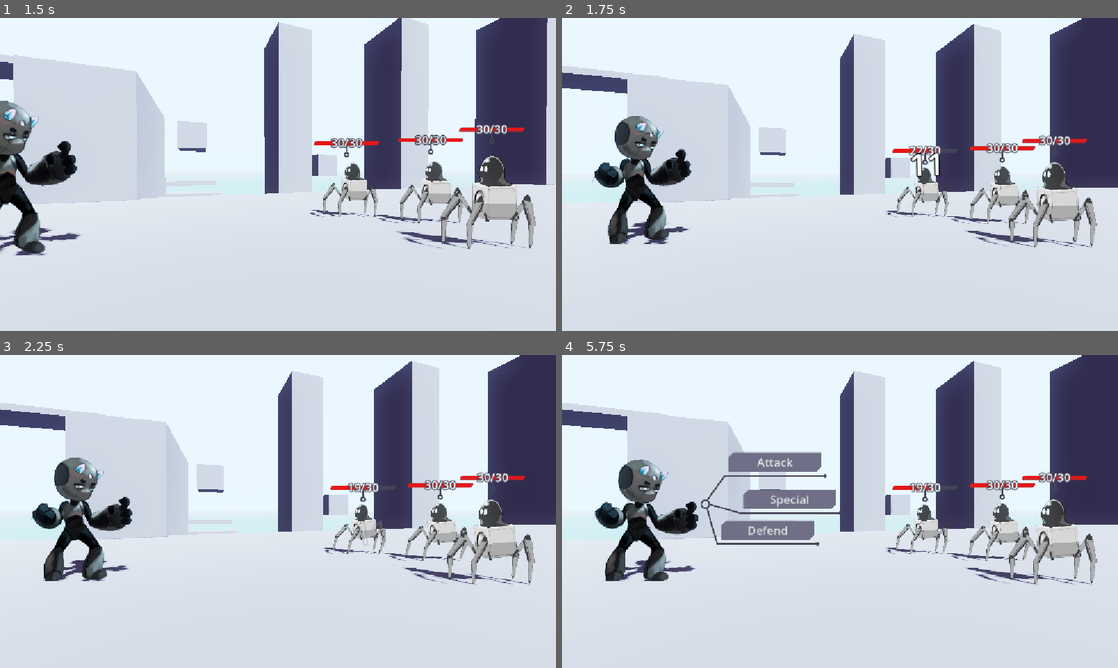
Above: before the commit, frames 1-4 (two rows, left to right).
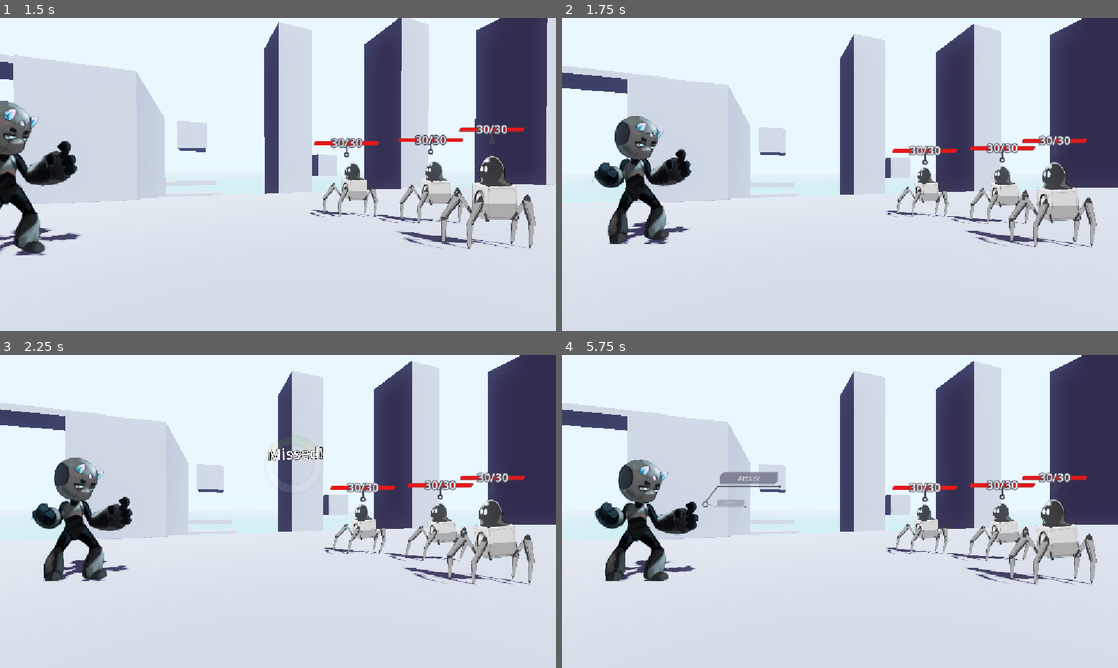
Above: after the commit, the same moments.

Repository: ProgrammerOnCoffee/operation-daemon
Game: Godot game, scene res://scenes/Test/node_2d.tscn
The game is run twice, just before and just after one commit, with the same random seed, the same clock (stepped at 60 frames per second) and the same inputs. This scene is started directly instead of the project's main scene.
Inputs (mouse positions are in pixels of both pictures, inside the frame that each line leads up to):
- Up to frame 1 (1.5 s): click "Attack" at 0.5 s; tap Enter at 1.25 s; move the mouse to (400, 158) at 1.27 s; hold Right (select_right) from 1.28 s (still down); hold Space (select_confirm) from 1.28 s (still down); click (400, 158) at 1.42 s
- Up to frame 2 (1.75 s): keep holding Right (select_right); keep holding Space (select_confirm)
- Up to frame 3 (2.25 s): move the mouse to (166, 527) at 2.02 s; release Right (select_right) at 2.03 s; release Space (select_confirm) at 2.03 s; hold Down (ui_down) from 2.03 s (still down); tap Space (select_confirm) at 2.1 s; click (166, 527) at 2.17 s
- Up to frame 4 (5.75 s): move the mouse to (895, 442) at 2.77 s; release Down (ui_down) at 2.78 s; hold Right (select_right) 2.78-3.53 s; hold Space (select_confirm) 2.78-3.53 s; click (895, 442) at 2.92 s; move the mouse to (812, 574) at 3.52 s; hold Up (ui_up) 3.53-4.28 s; tap Space (select_confirm) at 3.6, 5.1 s; click (812, 574) at 3.67 s; move the mouse to (1006, 558) at 4.27 s; hold Space (select_confirm) 4.28-5.03 s; hold Left (select_left) from 4.28 s (still down); click (1006, 558) at 4.42 s; move the mouse to (673, 464) at 5.02 s; click (673, 464) at 5.17 s

Frame 1 is identical in both runs. In frame 2, 0.2% of the frame differs, in the area x 62-72%, y 40-51%; in frame 3, 0.4%; in frame 4, 4.2%, in the area x 25-72%, y 30-62%.

Commit message:
Implement quick time events

Diff:
--- /dev/null
+++ b/assets/images/svg/qte_ring.svg
@@ -0,0 +1 @@
+<svg width="128" height="128" version="1.1" xmlns="http://www.w3.org/2000/svg"><g fill="none"><circle cx="64" cy="64" r="48" stroke="#000" stroke-linecap="round" stroke-linejoin="round" stroke-width="18"/><circle cx="64" cy="64" r="48" stroke="#fff" stroke-linecap="round" stroke-linejoin="round" stroke-width="16"/><g><path d="m64 8c-25.3 0-47.5 17.1-54.1 41.5l15.5 4.14c4.7-17.5 20.5-29.6 38.6-29.6 18.1 0 33.9 12.1 38.6 29.6l15.5-4.14c-6.55-24.4-28.8-41.5-54.1-41.5z" stop-color="#000000" stroke="#000" stroke-width="2"/><path d="m17.6 51.6a48 48 0 0 1 46.4-35.6 48 48 0 0 1 46.4 35.6" stroke="#e5ca17" stroke-linejoin="round" stroke-width="16"/><path d="m64 8c-9.67-2e-7 -19.3 2.5-28 7.5l8 13.9c12.4-7.15 27.6-7.15 40 0l8-13.9c-8.66-5-18.3-7.5-28-7.5z" stop-color="#000000" stroke="#000" stroke-width="2"/><path d="m40 22.4a48 48 0 0 1 48 1e-6" stroke="#5be517" stroke-linejoin="round" stroke-width="16"/></g></g></svg>
--- /dev/null
+++ b/assets/images/svg/qte_tick.svg
@@ -0,0 +1 @@
+<svg width="128" height="128" version="1.1" xmlns="http://www.w3.org/2000/svg"><path d="m101 61a3 3 0 0 0-3 3 3 3 0 0 0 3 3h22a3 3 0 0 0 3-3 3 3 0 0 0-3-3z" fill="none" stop-color="#000000" stroke="#000" stroke-linecap="round" stroke-linejoin="round" stroke-width="2" style="paint-order:stroke fill markers"/><path d="m123 64h-22" fill="none" stroke="#fff" stroke-linecap="round" stroke-linejoin="round" stroke-width="6" style="paint-order:stroke fill markers"/></svg>
--- a/project.godot
+++ b/project.godot
@@ -77,3 +77,12 @@
 , Object(InputEventJoypadButton,"resource_local_to_scene":false,"resource_name":"","device":-1,"button_index":1,"pressure":0.0,"pressed":false,"script":null)
 ]
 }
+qte_press={
+"deadzone": 0.2,
+"events": [Object(InputEventKey,"resource_local_to_scene":false,"resource_name":"","device":-1,"window_id":0,"alt_pressed":false,"shift_pressed":false,"ctrl_pressed":false,"meta_pressed":false,"pressed":false,"keycode":32,"physical_keycode":0,"key_label":0,"unicode":32,"location":0,"echo":false,"script":null)
+, Object(InputEventKey,"resource_local_to_scene":false,"resource_name":"","device":-1,"window_id":0,"alt_pressed":false,"shift_pressed":false,"ctrl_pressed":false,"meta_pressed":false,"pressed":false,"keycode":4194309,"physical_keycode":0,"key_label":0,"unicode":0,"location":0,"echo":false,"script":null)
+, Object(InputEventKey,"resource_local_to_scene":false,"resource_name":"","device":-1,"window_id":0,"alt_pressed":false,"shift_pressed":false,"ctrl_pressed":false,"meta_pressed":false,"pressed":false,"keycode":4194310,"physical_keycode":0,"key_label":0,"unicode":0,"location":0,"echo":false,"script":null)
+, Object(InputEventJoypadButton,"resource_local_to_scene":false,"resource_name":"","device":-1,"button_index":0,"pressure":0.0,"pressed":false,"script":null)
+, Object(InputEventMouseButton,"resource_local_to_scene":false,"resource_name":"","device":-1,"window_id":0,"alt_pressed":false,"shift_pressed":false,"ctrl_pressed":false,"meta_pressed":false,"button_mask":1,"position":Vector2(78, 20),"global_position":Vector2(87, 68),"factor":1.0,"button_index":1,"canceled":false,"pressed":true,"double_click":false,"script":null)
+]
+}
--- a/scenes/Test/Test_room.tscn
+++ b/scenes/Test/Test_room.tscn
@@ -6,7 +6,10 @@
 [ext_resource type="Script" uid="uid://b0afr6lawd4cx" path="res://scripts/command_wheel.gd" id="3_7qh11"]
 [ext_resource type="Script" uid="uid://cr0wckmf4e5m8" path="res://scripts/floaty_label.gd" id="3_t5lw4"]
 [ext_resource type="PackedScene" uid="uid://chww5uygi35ie" path="res://scenes/entities/slime_spider_bot.tscn" id="4_y836a"]
+[ext_resource type="Texture2D" uid="uid://cun2fk1qycq6l" path="res://assets/images/svg/qte_ring.svg" id="5_g0i52"]
 [ext_resource type="Theme" uid="uid://bftgnmhry3n7y" path="res://resources/game_theme.tres" id="5_wjxyj"]
+[ext_resource type="Script" uid="uid://dei4c46847yat" path="res://scripts/qte.gd" id="6_0efr3"]
+[ext_resource type="Texture2D" uid="uid://bk7f75pvaysbn" path="res://assets/images/svg/qte_tick.svg" id="6_g0i52"]
 
 [sub_resource type="ProceduralSkyMaterial" id="ProceduralSkyMaterial_domrg"]
 sky_top_color = Color(0.44382617, 0.6358568, 0.8604274, 1)
@@ -172,6 +175,29 @@
 text = "0"
 script = ExtResource("3_t5lw4")
 
+[node name="QTERing" type="TextureRect" parent="CombatHandler" unique_id=680444793]
+visible = false
+offset_right = 96.0
+offset_bottom = 96.0
+pivot_offset_ratio = Vector2(0.5, 0.5)
+texture = ExtResource("5_g0i52")
+expand_mode = 1
+stretch_mode = 5
+script = ExtResource("6_0efr3")
+
+[node name="Tick" type="TextureRect" parent="CombatHandler/QTERing" unique_id=1843344143]
+self_modulate = Color(0.17999998, 0.46799988, 0.9, 1)
+layout_mode = 1
+anchors_preset = 15
+anchor_right = 1.0
+anchor_bottom = 1.0
+grow_horizontal = 2
+grow_vertical = 2
+pivot_offset_ratio = Vector2(0.5, 0.5)
+texture = ExtResource("6_g0i52")
+expand_mode = 1
+stretch_mode = 5
+
 [node name="Player" type="Sprite3D" parent="." unique_id=882970403 node_paths=PackedStringArray("entity", "vp")]
 transform = Transform3D(1, 0, 0, 0, 1, 0, 0, 0, 1, -3.5, 1.425, 0.875)
 billboard = 2
--- a/scripts/entity.gd
+++ b/scripts/entity.gd
@@ -104,6 +104,9 @@
 
 ## Makes this [Entity] take [param amount] damage.
 func take_damage(amount: int) -> void:
+	if amount <= 0:
+		return
+
 	health -= amount
 	combat_handler.create_floaty_label(
 			combat_handler.cam.unproject_position(
--- a/scripts/player.gd
+++ b/scripts/player.gd
@@ -35,7 +35,18 @@
 		effect.apply_effect(
 				self if effect.target_type == Module.TARGET.ATTACKER
 				else selected_enemy)
-	selected_enemy.take_damage(get_damage())
+
+	for i in 2:
+		await get_tree().create_timer(0.2).timeout
+		var qte := combat_handler.get_node(^"QTERing").duplicate() as Control
+		qte.anchor_left = randf_range(0.4, 0.6)
+		qte.anchor_top = randf_range(0.2, 0.8)
+		qte.position -= qte.size / 2
+		qte.rotation_degrees = randi_range(-1, 1) * 45
+		combat_handler.add_child(qte, false, INTERNAL_MODE_FRONT)
+		qte.fade_in()
+		selected_enemy.take_damage(int(get_damage() * await qte.pressed))
+
 	await get_tree().create_timer(0.7).timeout
 	return true
 
--- /dev/null
+++ b/scripts/qte.gd
@@ -0,0 +1,64 @@
+extends TextureRect
+
+## Emitted when the QTE has been pressed or missed.
+## [param value] is how perfectly the event was pressed.
+signal pressed(value: float)
+
+## If [code]true[/code], this QTE is currently running and waiting for player input.
+var is_running := false
+
+
+func _ready() -> void:
+	pressed.connect(prints.bind("Pressed"))
+
+
+func _process(delta: float) -> void:
+	if visible and is_running:
+		$Tick.rotation += TAU * delta / 0.8
+		if $Tick.rotation_degrees >= 360:
+			pressed.emit(0.0)
+			fade_out()
+
+
+func _input(event: InputEvent) -> void:
+	if visible and is_running and event.is_action_pressed(&"qte_press"):
+		pressed.emit(get_value())
+		fade_out()
+
+
+## Returns the current value that base damage should be multiplied by based on
+## how close the QTE tick is to the target area of the ring.
+func get_value() -> float:
+	var r := wrapf($Tick.rotation_degrees, 0, 360) as float
+	return (
+			1.0 if r >= 240 and r <= 300
+			else 0.7 if r >= 195 and r <= 345
+			else 0.0
+	)
+
+
+## Quickly fades in the QTE and begins running it.
+func fade_in() -> void:
+	show()
+	scale = Vector2.ONE * 0.5
+	modulate.a = 0.0
+	var tween := create_tween().set_ease(Tween.EASE_OUT).set_trans(Tween.TRANS_QUART).set_parallel()
+	tween.tween_property(self, ^":scale", Vector2.ONE, 0.4)
+	tween.tween_property(self, ^":modulate:a", 1.0, 0.3)
+	tween.tween_property(self, ^":is_running", true, 0.3)
+
+
+## Quickly fades out the QTE and stops running it.
+func fade_out() -> void:
+	is_running = false
+	var tween := create_tween().set_ease(Tween.EASE_OUT).set_trans(Tween.TRANS_QUART).set_parallel()
+	tween.tween_property(self, ^":scale", Vector2.ONE * 1.5, 0.4)
+	tween.tween_property(self, ^":modulate:a", 0.0, 0.3)
+	tween.finished.connect(queue_free)
+
+	var value := get_value()
+	if value >= 0.9 or is_zero_approx(value):
+		(get_parent() as CombatHandler).create_floaty_label(
+				global_position + size / 2,
+				"Missed!" if is_zero_approx(value) else "Perfect!"
+		).scale *= 0.5
Not shown, added: assets/images/svg/qte_ring.svg.import
Not shown, added: assets/images/svg/qte_tick.svg.import
Not shown, added: scripts/qte.gd.uid
